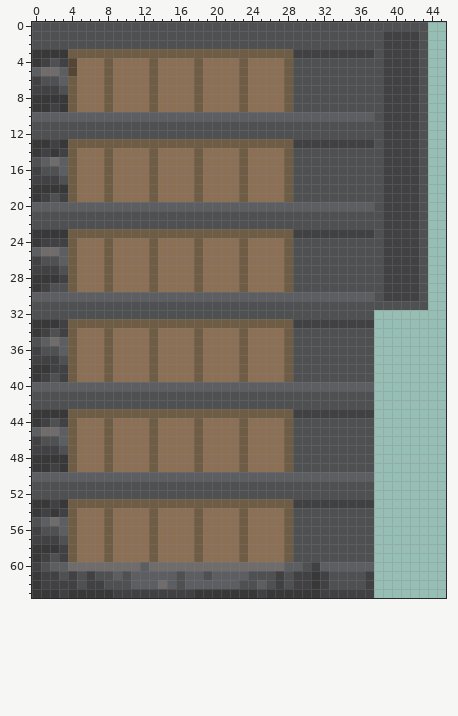
One commit to this pixel-art sprite: src/assets/gauntlet/textures/decoration/doors/large_rustic_pine_door.png. Above is the file before it was changed.
The file is 64x64 pixels. Shown: x 0..45, y 0..63.
Once edited:
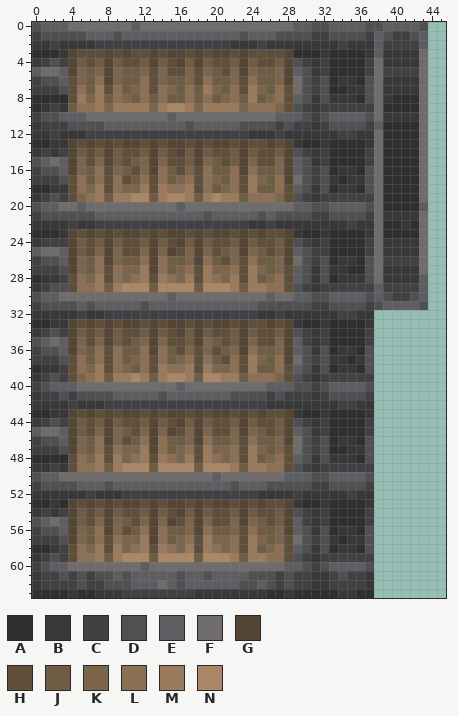
Palette (. is transparent): A #2f2f2f  B #383838  C #414143  D #4f5052  E #5c5e62  F #706c6b  G #554535  H #5e4e3a  J #6f5c44  K #7c654d  L #8c7056  M #9a7b5e  N #aa8767
From old to new:
Changed rows in their new state; - is an unchanged pixel.
first column x 0:
 0 -EEEFFFFFFFEFFFFFFFFFFFFFFFFFEE--EEEE--EEEE-
 1 C-----EEE-EEEEEEEEEEEEE-EEE----CC----CED--DE
 2 BBCBBBBCCCCCCCCCCCCCCCBBBCBBBBBBBBCBBBE----E
 3 AAA-GHHHGHGHHGHGGHGHGGHGHHHHGAAABAAAABEBBBBF
 4 -----JHJGJHHJGJHGJGJHHJGJHHJG-CBCAAAACFBBBBF
 5 -----KJKGKJJKHKHHKHKJHKGKJJKGE-BCAAAACF----F
 6 ----HKJ-GKJJ-HKJJKH-JJKH-JJKGF-C-ABBA-FBBBBF
 7 ----H-JMH-JK-H-KJ--MKJ-HMKJ-HF-C-AABB-FBBBBF
 8 AAAAHMKM--KJ---JJ---JK--MJK-HE-B-BBBA-FBAAAF
 9 A------MKMMMMKMNNMKMMMMK---KH-CBCCCCCCFAAAAF
10 CDD---FFFFFFFFF-FFFFFFFFFFF---DCD----DFBBBBF
11 BCCC----EEEEEEEEE-EEEEE----C-CCBC----CEAAAAF
12 BBCBBBCCCCCCCCCCCCCCCCCCBBBCBBBBBBCCBBFAAAAF
13 AAB-GHGHGHGGHGHGGHGHGGHGHHGHGBAABAAAABFAAAAF
14 ----GJHJGJHHJGJHGJGJHHJGJHHJG-CBCAAAACFAAAAF
15 ----GKHKGJHJKGKHHJGKJHJGKHHKGE-BCAAAACFAAAAF
16 ----GKJ-HKJHKG-JHKH-JJ-G-JJKGE-C-ABBA-FAAAAF
17 ----H-J-H-HJ-H-JK-H-KJ-HMKJ-GF-C-BABB-FAAAAF
18 AA--H-KMH-KKMHM--MH-JK-HMJJ-HE-B-ABBA-FAAAAF
19 ----HK-M-MMNN-MNNM-MNMM----KH-CBCCCCCCFAAAAF
20 D--FF-FFFFFFFFFF-FFFFFFFFFFFF--DD----DFAAAAE
21 C------EEEEEEEEEEEE-EEEEE-E----CC----CFBBBBF
22 BBBBCBBCCCCCCCCCCCCCCCCCBBCBBBBBBBBCBBFAABAF
23 AAA-GHGHGHGGHGHGGHGHGGHGHGHHGBAABAAAABFAAAAF
24 ----GJHJGJHHJGJHGJGJHHJGJHHJG-CBCAAAACFBBBBF
25 ----GJHKGKHHKGKGHKGKHJKGKJHJGE-CCAAAACFBBBBF
26 ----GKJ-GKJJ-G-JJKG-JHKH-JJKGF-C-ABBA-F----F
27 ----GKJ-H-KKMG-JK-HMKK-HMKJKHE-B-BBAA-FBBBBF
28 A---H-KMH-K-MHM-KMHM-KMHMJK-HE-B-ABBB-FBBBBE
29 ----H--M-MNNN-NNNN-NNNM-MM--H-CBCCCCCCE----E
30 D--FFFFFFFFFFFF-FFFFFFFFFF-FF--DD----DED--DE
31 C----E-EEEEE-EEEEEEEEEEEE------CC----C-EEEE-
32 BBBBBCBBCCCCCCCCCCCCCCCCCBBCBBBBBBCCBB------
33 AA-BGHGHGHGGHGHGGHGHGGHGHHGHGBAABAAAAB------
34 ----GJHJGJHHJGJHGJGJHHJGJHHJG-CBCAAAAC------
35 ----GKHKGJHJKGKHHJGKJHJGKHHKGECBCAAAAC------
36 ----GKJ-H-JJ-G-JHKHKHJKG-JJKGE-B-ABBA-------
37 ----H-J-H-JK-H-JK-H-JH-HMKJ-GF-C-BBAB-------
38 A-B-H-KMH-KJ-HM--MHMKK-HMJJ-HE-B-ABBA-------
39 ----HK-M-MMNM-MNNM-NNMM----KH-CBCCCCCC------
40 CD---FFFFFFFFFFF-FFFFFFFFF---DDCD----D------
41 BCC-C----EEEEE-EEEEEEE----C-CCCBC----C------
42 BBBBCBBBCCCCCCCCCCCCCCCCCCBBBBBBBBCCBB------
43 AA--GHGHGHGGHGHGGHGHGGHGHGHHGBAABAAAAB------
44 ----GJHJGJHHJGJHGJGJHHJGJHHJG-CBCAAAAC------
45 ----GJHKGKJHKGKGHKGKHHKGKJHJGE-BCAAAAC------
46 ----GKJ-GKHJ-G-JJKG-JJKH-JJKGF-C-ABBA-------
47 ----GKJ-H-KKMG-JK-HMKK-HMKJKHF-C-AABB-------
48 AAAAH-KMHMK-MHM-KMHM-K-HMJK-HE-B-BBBA-------
49 ----H--M-MNNN-NNNN-NNNM-MM--H-CBCCCCCC------
50 D--FFFFFFFFFFFFFFFFF-FFFFFFF---DD----D------
51 C----EEE-EEEEEEEEEEEEE-EEE-----CC----C------
52 BBBBBBCBBBCCCCCCCCCCCCCCCBBBBCBBBBBCBB------
53 AABAGHGHGHGGHGHGGHGHGGHGHGHHGBAABAAAAB------
54 ----GJHJGJHHJGJHGJGJHHJGJHHJG-CBCAAAAC------
55 ----GJHKGKJHKGKGHKGKHHKGKJHJGECBCAAAAC------
56 ----GKJ-GKHJ-G-JJKG-JJKH-JJKGE-B-ABBA-------
57 ----GKJ-H-KKMG-JK-HMKK-HMKJKHF-C-BABB-------
58 AA--H-KMHMK-MHM-KMHM-K-HMJK-HE-B-ABBA-------
59 ----H--M-MNNN-NNNN-NNNM-MM--H-CBCCCCCC------
60 --------------------------------D----D------
61 --------------------------------BC-CCB------
62 --------------------------------BCCCCB------
63 AAAA-AA--B---------------BAA-AAAAABBAA------
Pixel boxes of the changes (left, top, right, bottom) in both pictures:
changed: (32, 22, 428, 598)
